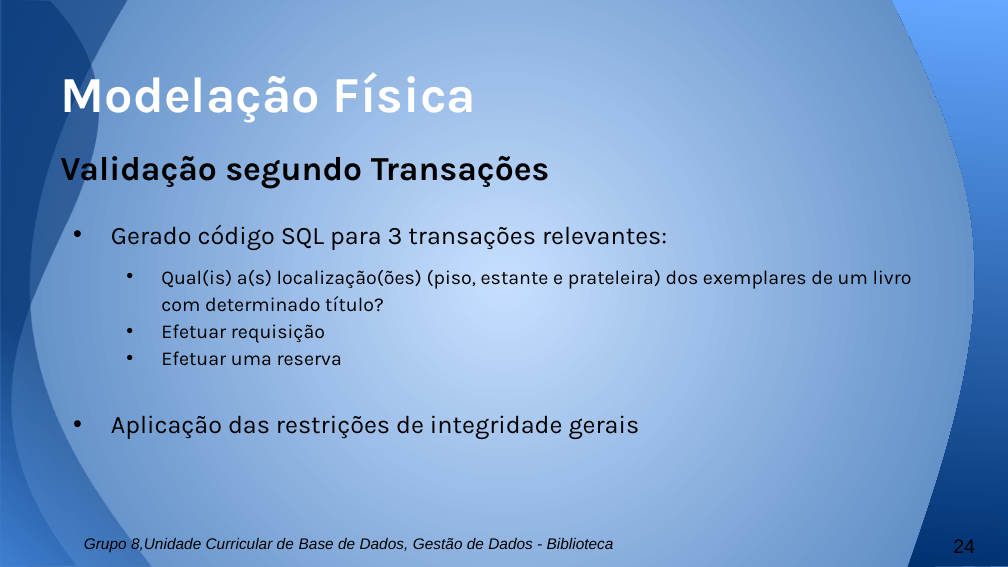
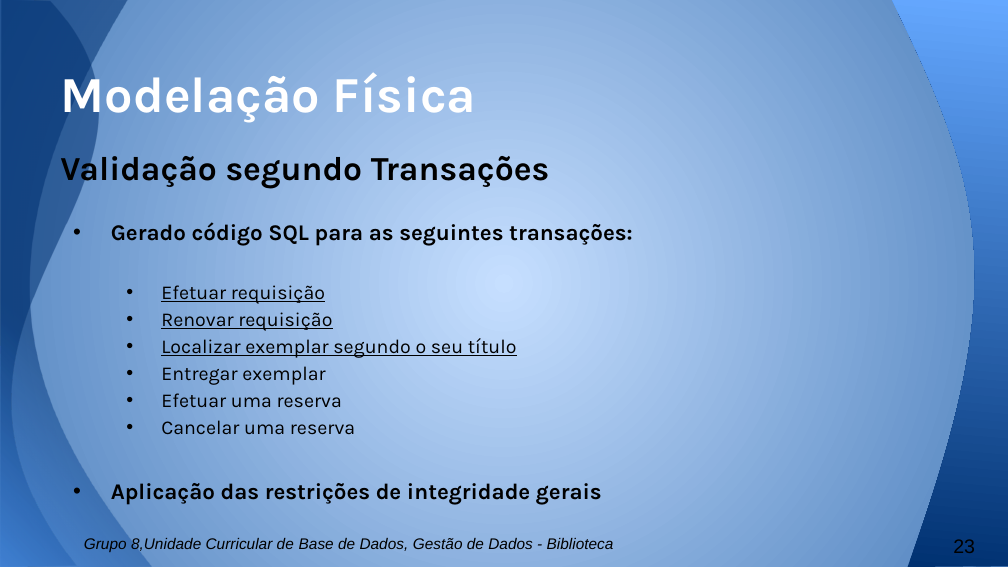
Before and after one commit to b-p3r/BD-1516, a slide deck: slide 23 of Apresentacao/Apresentacao-andre.pptx (slide 24 before the commit). Drawn at 1008x567 pixels with LibreOffice and Linux fonts; fonts in the diff are those of the drawing. Boxes give left, top, right and bottom in pixels: in the first picture for what was removed or moved away, otherwise in the second. Text is boxed around its words. In the diff, an @@ line names an element or a change of style, - is before the commit and + after.

```diff
--- a/Apresentacao/Apresentacao-andre.pptx
+++ b/Apresentacao/Apresentacao-andre.pptx
@@ text at box(111, 222, 632, 246): text changed; size 14 to 16 pt; bold on @@
-• Gerado código SQL para 3 transações relevantes:
-  • Qual(is) a(s) localização(ões) (piso, estante e prateleira) dos exemplares de um livro com determinado título?
+• Gerado código SQL para as seguintes transações:
@@ text at box(111, 285, 602, 505): underline on in "Efetuar requisição"; size 18 to 16 pt, bold on in "Aplicação das restrições de integridade gerais" @@
@@ text at box(161, 312, 517, 385): paragraphs added @@
+  • Renovar requisição
+  • Localizar exemplar segundo o seu título
+  • Entregar exemplar
@@ text at box(161, 420, 355, 435): paragraph added @@
+  • Cancelar uma reserva
@@ page number at box(953, 539, 975, 553): text changed @@
-24
+23
```
Also in this commit, not shown: 7 other slides changed, 1 slide removed.
